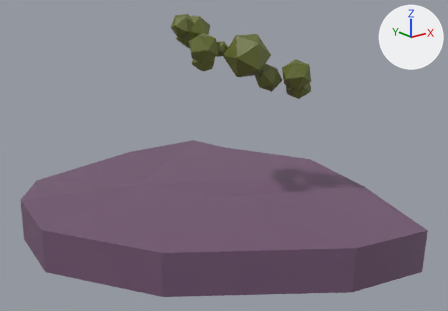
Before and after pictures for a commit that changed the glTF model land2.gltf.
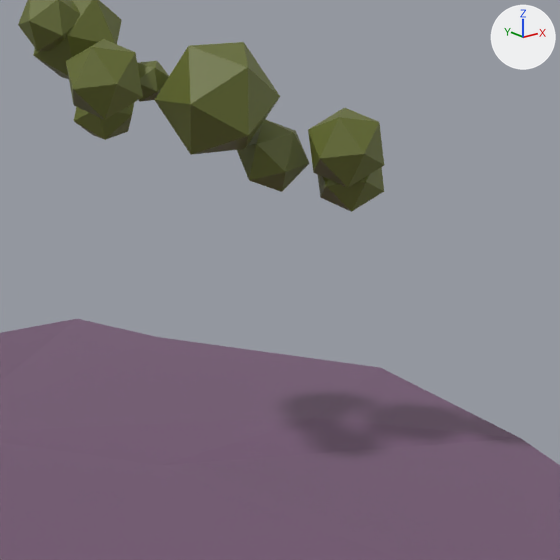
There are two pictures of each version: one whole from a 50 mm camera at (-12.91, -25.76, 16.48) aimed at (-4.82, -15.66, 12.44), one close up on the part from 37% to 85% of the width and 6% to 75% of the height. Arrows for +X, +Y and +Z are at upper right; the lights stay in place. Where no turn or scale is listed for an object, it has been applied to the vertices.

The scene before the commit, as lines of its bpy script (objects in view):
```python
me_cube_001 = bpy.data.meshes.new('Cube.001')
me_cube_001.from_pydata(...)  # 28 vertices, 52 faces; spans x -8.68..-1.33, y -19.41..-11.2, z 10.43..11.56
me_cube_001.materials.append(mat_nft)  # dark purple #745773
me_icosphere_010 = bpy.data.meshes.new('Icosphere.010')
me_icosphere_010.from_pydata(...)  # 108 vertices, 180 faces; spans x -0.32..2.37, y -1.04..1.13, z -1.17..0.61
# faces by material slot: [100, 80]
me_icosphere_010.materials.append(mat_leaves)  # dark yellow #656d2b
me_icosphere_010.materials.append(mat_material_006)  # dark yellow #656d2b
ob_leavs2 = bpy.data.objects.new('leavs2', me_icosphere_010)
ob_leavs2.location = (-5.504, -15.867, 14.839)
ob_obj2 = bpy.data.objects.new('obj2', me_cube_001)
ob_obj2.location = (0.0, 0.0, 0.0)
ob_tree2 = bpy.data.objects.new('tree2', None)
ob_tree2.location = (-4.535, -15.439, 11.203)
ob_tree2.scale = (1.46, 1.46, 1.46)
```
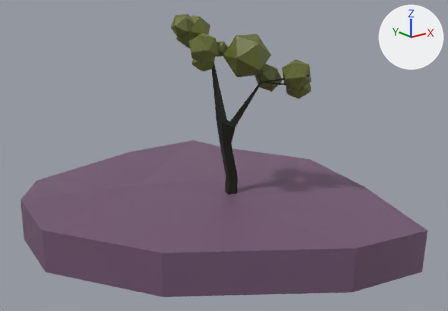
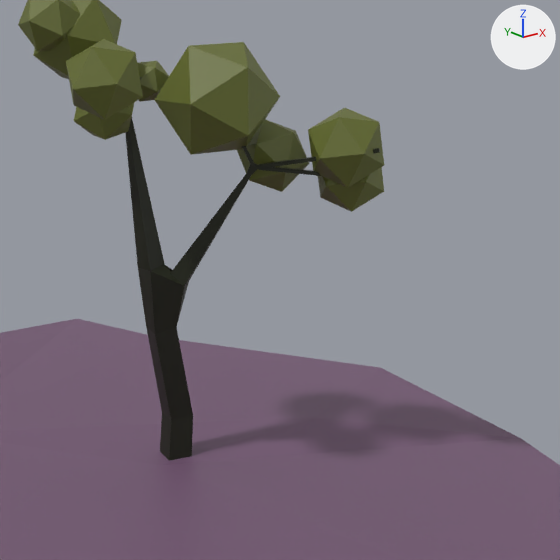
Location of each change, [x1, y1, x2, y2] in pixels of the close-ups (560 x 560 px):
'tree2', now drawn (black): after [125, 77, 380, 461]

What changed in the scene script:
```text
Add mat_material_003:
    mat_material_003 = principled_material('Material.003')
    mat_material_003.base_color = (0.0111, 0.0147, 0.00312)  # black #1b200a
Add me_cube_006:
    me_cube_006.from_pydata(...)  # 746 vertices, 1490 faces; spans x -0.69..0.68, y -1.0..0.13, z 0.01..2.66
    me_cube_006.materials.append(mat_material_003)  # black #1b200a
Change ob_tree2:
    ob_tree2: bpy.data.objects.new('tree2', None) -> bpy.data.objects.new('tree2', me_cube_006)
```
